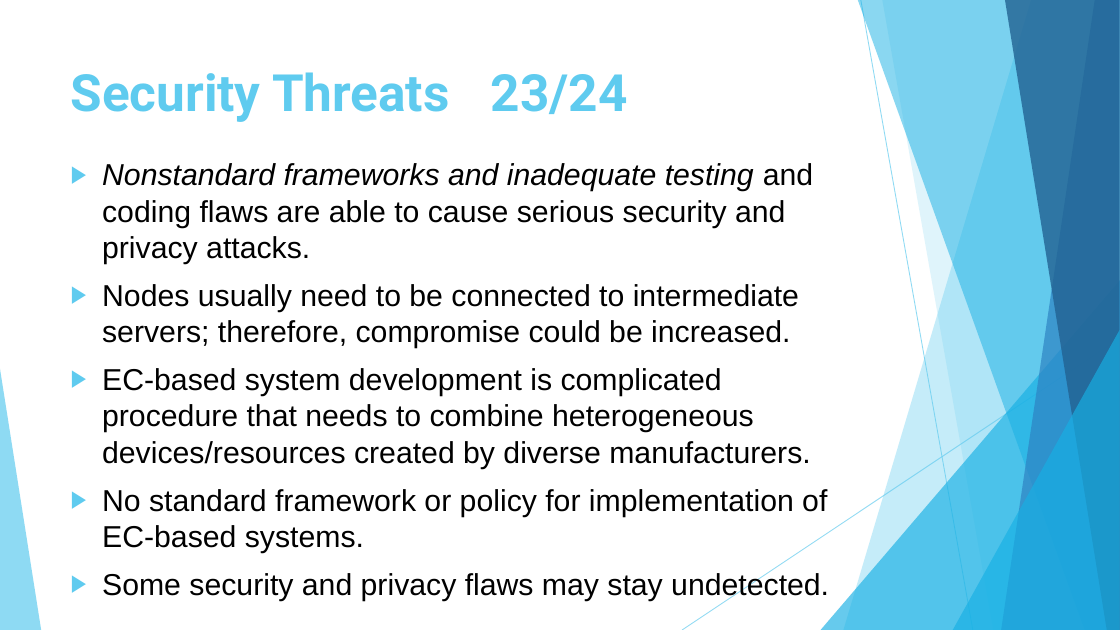
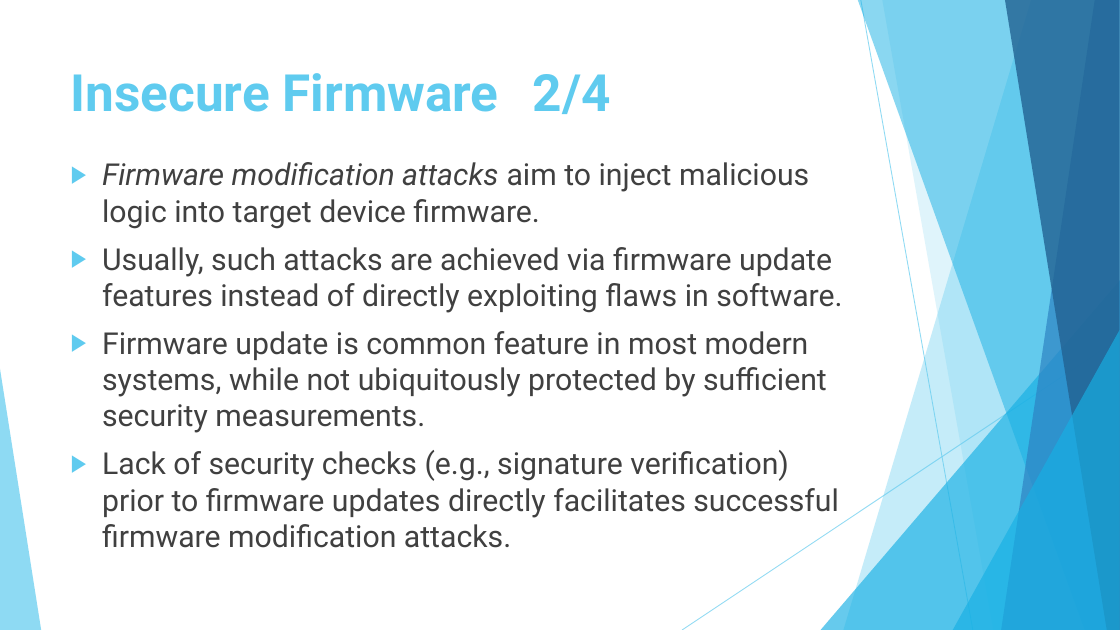
Before and after one commit to s2n-cnit/phd-stiet-cyber-security-approaches-cloud-edge-environments, a slide deck: slide 29 of slides/slides-4.pptx (slide 26 before the commit). Drawn at 1120x630 pixels with LibreOffice and Linux fonts; fonts in the diff are those of the drawing; background and template pictures are left out. Boxes give left, top, right and bottom in pixels: in the first picture for what was removed or moved away, otherwise in the second. Text is boxed around its words. In the diff, an @@ line names an element or a change of style, - is before the commit and + after.

```diff
--- a/slides/slides-4.pptx
+++ b/slides/slides-4.pptx
@@ title at [71, 73, 611, 114]: text changed @@
-Security Threats 23/24
+Insecure Firmware 2/4
@@ text at [102, 162, 842, 548]: text changed; font Arial to Roboto; text colour #000000 to #404040 @@
-▶ Nonstandard frameworks and inadequate testing and coding flaws are able to cause serious security and privacy attacks.
-▶ Nodes usually need to be connected to intermediate servers; therefore, compromise could be increased.
-▶ EC-based system development is complicated procedure that needs to combine heterogeneous devices/resources created by diverse manufacturers.
-▶ No standard framework or policy for implementation of EC-based systems.
-▶ Some security and privacy flaws may stay undetected.
+▶ Firmware modification attacks aim to inject malicious logic into target device firmware.
+▶ Usually, such attacks are achieved via firmware update features instead of directly exploiting flaws in software.
+▶ Firmware update is common feature in most modern systems, while not ubiquitously protected by sufficient security measurements.
+▶ Lack of security checks (e.g., signature verification) prior to firmware updates directly facilitates successful firmware modification attacks.
```
Also in this commit, not shown: 34 other slides changed, 93 slides added, 10 slides removed, 12 other files.
